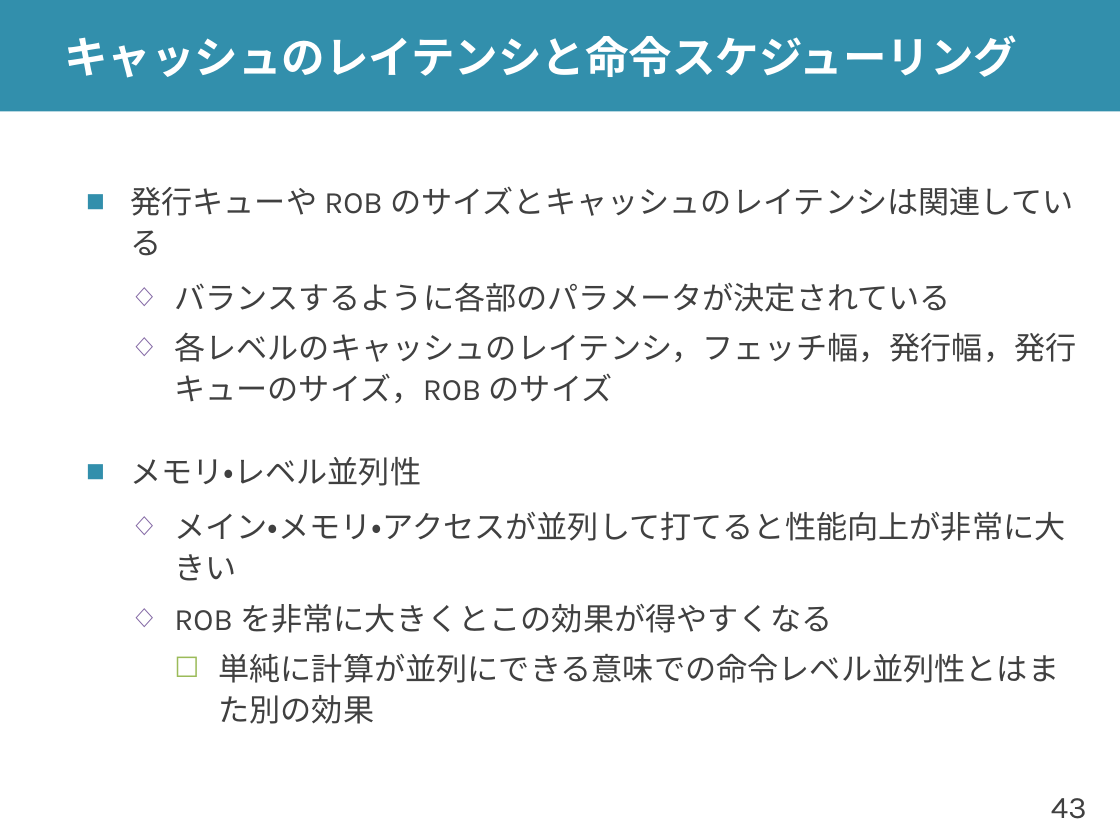
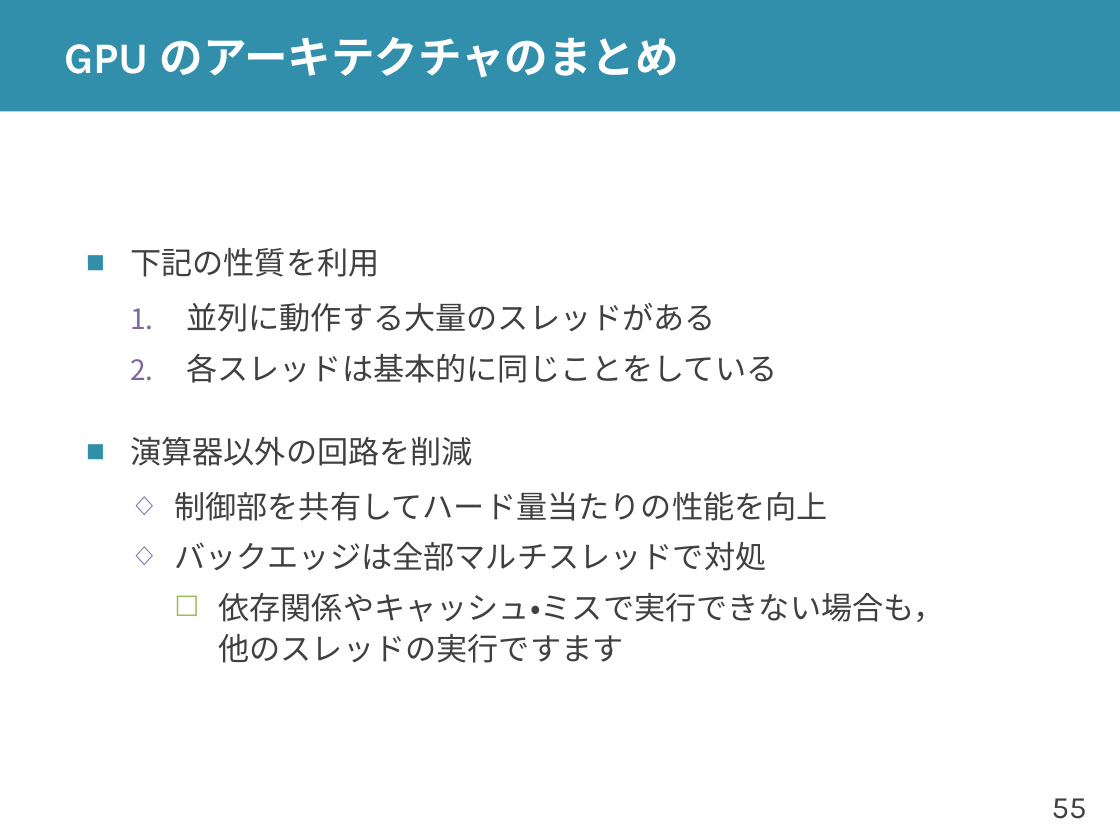
Before and after one commit to shioyadan/advanced-computer-organization, a slide deck: slide 55 of aco-shioya-12.pptx (slide 43 before the commit). Drawn at 1120x840 pixels with LibreOffice and Linux fonts; fonts in the diff are those of the drawing. Boxes give left, top, right and bottom in pixels: in the first picture for what was removed or moved away, otherwise in the second. Text is boxed around its words. In the diff, an @@ line names an element or a change of style, - is before the commit and + after.

```diff
--- a/aco-shioya-12.pptx
+++ b/aco-shioya-12.pptx
@@ title at (64,37,679,78): text changed @@
-キャッシュのレイテンシと命令スケジューリング
+GPU のアーキテクチャのまとめ
@@ text at (130,248,944,663): text changed @@
-■ 発行キューや ROB のサイズとキャッシュのレイテンシは関連している
-  ◇ バランスするように各部のパラメータが決定されている
-  ◇ 各レベルのキャッシュのレイテンシ，フェッチ幅，発行幅，発行キューのサイズ，ROB のサイズ
-■ メモリ・レベル並列性
-  ◇ メイン・メモリ・アクセスが並列して打てると性能向上が非常に大きい
-  ◇ ROB を非常に大きくとこの効果が得やすくなる
-    ☐ 単純に計算が並列にできる意味での命令レベル並列性とはまた別の効果
+■ 下記の性質を利用
+  1. 並列に動作する大量のスレッドがある
+  2. 各スレッドは基本的に同じことをしている
+■ 演算器以外の回路を削減
+  ◇ 制御部を共有してハード量当たりの性能を向上
+  ◇ バックエッジは全部マルチスレッドで対処
+    ☐ 依存関係やキャッシュ・ミスで実行できない場合も，
+      他のスレッドの実行ですます
@@ page number at (1052,798,1087,819): text changed @@
-43
+55
```
Also in this commit, not shown: 26 other slides changed, 43 slides added, 74 slides removed, 8 other files.
